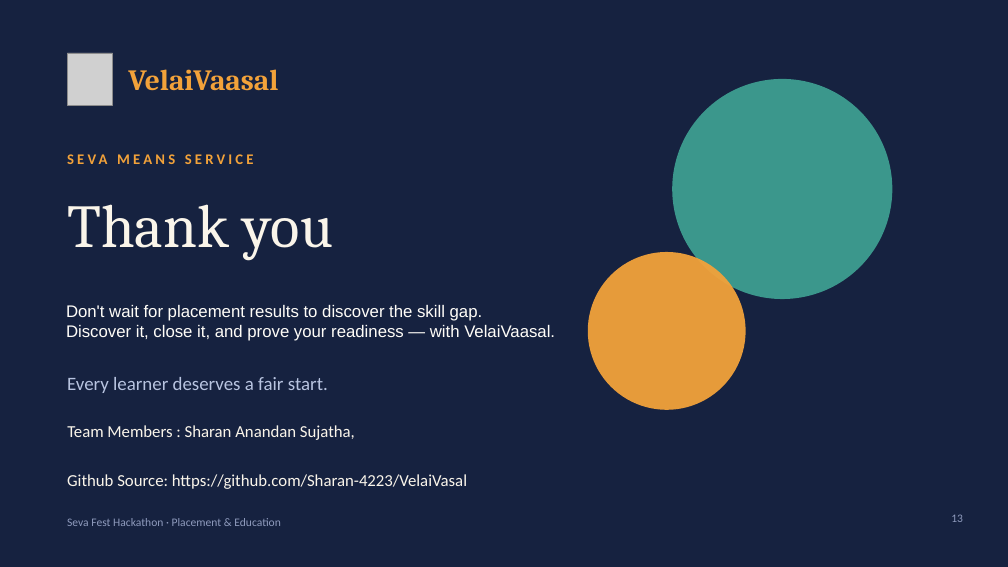
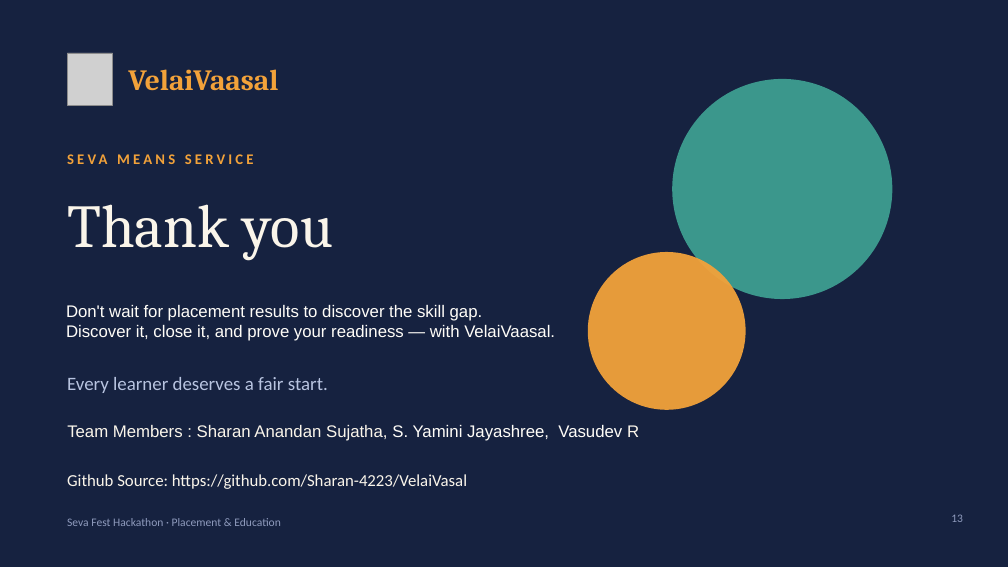
Before and after one commit to Sharan-4223/VelaiVasal, a slide deck: slide 13 of Reference/Seva_Fest_Hackathon_Placement_Education.pptx. Drawn at 1008x567 pixels with LibreOffice and Linux fonts; fonts in the diff are those of the drawing; grey boxes stand for pictures. Boxes give left, top, right and bottom in pixels: in the first picture for what was removed or moved away, otherwise in the second. Text is boxed around its words. In the diff, an @@ line names an element or a change of style, - is before the commit and + after.

```diff
--- a/Reference/Seva_Fest_Hackathon_Placement_Education.pptx
+++ b/Reference/Seva_Fest_Hackathon_Placement_Education.pptx
@@ text at (67,425,639,441): text changed; font Calibri to Arial @@
-Team Members : Sharan Anandan Sujatha,
+Team Members : Sharan Anandan Sujatha, S. Yamini Jayashree, Vasudev R
```
Also in this commit, not shown: 1 other slide changed, 3 other files.
